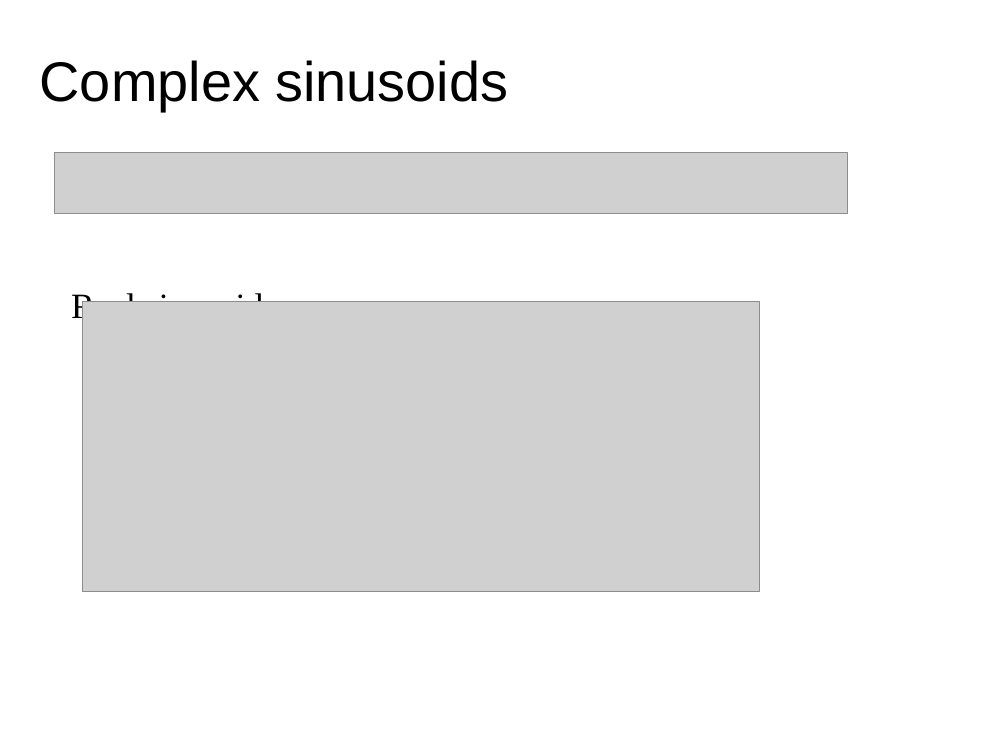
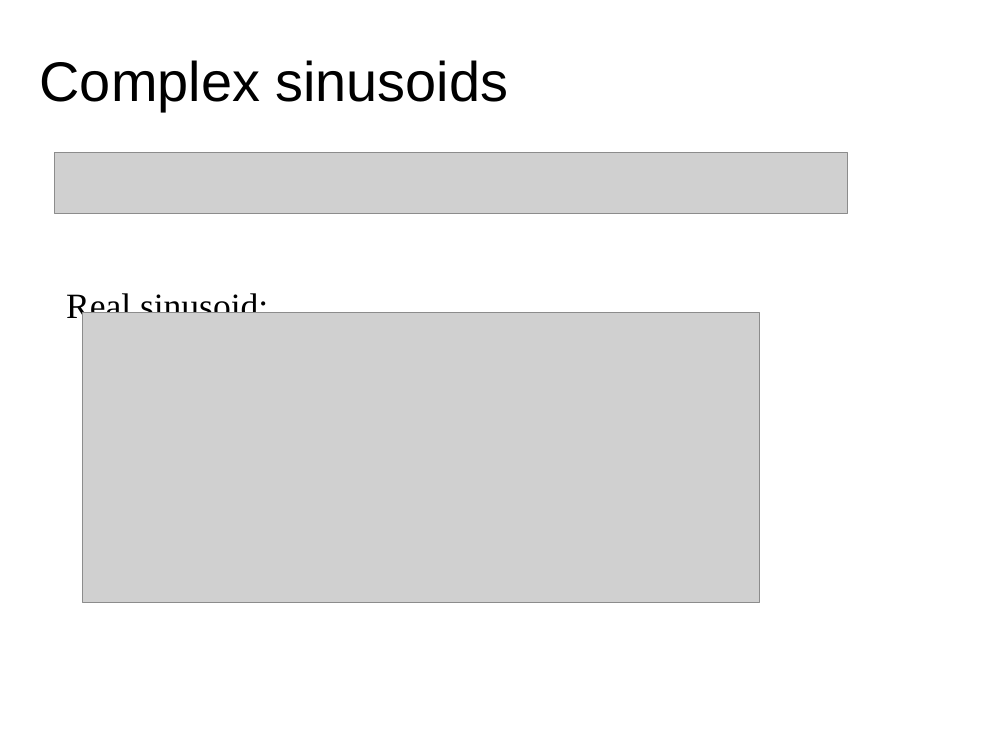
Before and after one commit to MTG/sms-tools, a slide deck: slide 8 of teaching-material/lectures/lect1-Introduction/1-Basic-mathematics.odp (slide 9 before the commit). Drawn at 1008x756 pixels with LibreOffice and Linux fonts; fonts in the diff are those of the drawing; grey boxes stand for pictures. Boxes give left, top, right and bottom in pixels: in the first picture for what was removed or moved away, otherwise in the second. Text is boxed around its words. In the diff, an @@ line names an element or a change of style, - is before the commit and + after.

```diff
--- a/teaching-material/lectures/lect1-Introduction/1-Basic-mathematics.odp
+++ b/teaching-material/lectures/lect1-Introduction/1-Basic-mathematics.odp
@@ text at bbox=[66, 293, 268, 324]: text changed @@
-Real sinusoid
+Real sinusoid:
@@ picture: place and size @@
-picture at bbox=[82, 302, 759, 592]
+picture at bbox=[82, 313, 759, 603]
```
Also in this commit, not shown: 1 other slide changed, 1 slide removed, 5 other files.
